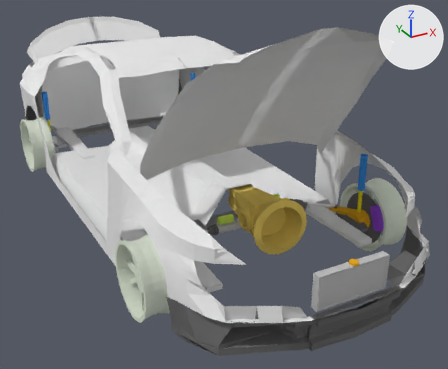
What one commit did to the Blender file BMW/bmw150i.blend.
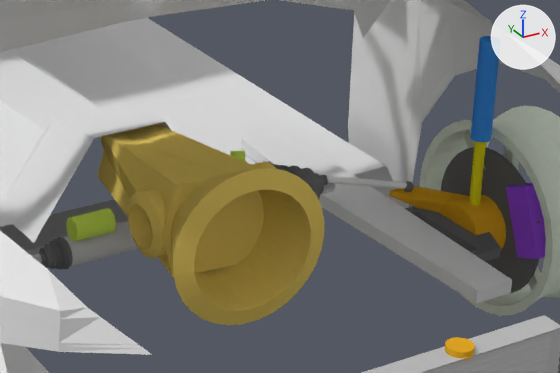
Each version appears first whole from a 50 mm lens placed at (-4.03, -8.79, 3.69), pointed at (0.43, -0.67, -0.37), and next in a close-up on the part from 43% to 87% of the width and 38% to 73% of the height. Lighting does not change. The marker at upper right points along +X, +Y and +Z.

Script lines for the objects in view, before the commit:
```python
me_cylinder_020 = bpy.data.meshes.new('Cylinder.020')
me_cylinder_020.from_pydata(...)  # 448 vertices, 418 faces; spans x -1.1..1.1, y -1.1..1.1, z -1.0..41.2
me_cylinder_020.materials.append(mat_bumpermat)  # dark grey #6e6e6e
me_cylinder_023 = bpy.data.meshes.new('Cylinder.023')
me_cylinder_023.from_pydata(...)  # a 32-sided cylinder along z spanning x -1.0..1.0, y -1.0..1.0, z -1.0..1.0
me_cylinder_023.materials.append(mat_orangepart)  # orange #e7ab26
me_plane_001 = bpy.data.meshes.new('Plane.001')
me_plane_001.from_pydata(...)  # 540 vertices, 384 faces, 4 loose edges; spans x -3.0..3.0, y -245.0..1.0, z -1.0..2.0
me_plane_001.materials.append(mat_bodymat)  # its picture is missing
ob_body = bpy.data.objects.new('body', me_plane_001)
ob_body.location = (0.0, -4.49, -0.208)
ob_body.scale = (0.613, -0.0375, 1.0)
ob_boot_001 = bpy.data.objects.new('boot.001', me_cylinder_020)
ob_boot_001.parent = ob_steeringrack
ob_boot_001.location = (-0.0128, -0.0804, -0.99)
ob_boot_001.rotation_euler = (0.0, -3.143, 0.0)  # degrees (0, -180, 0)
ob_boot_001.scale = (1.0, 1.0, 0.00561)
ob_cylinder_004 = bpy.data.objects.new('Cylinder.004', me_cylinder_023)
ob_cylinder_004.parent = ob_radiator
ob_cylinder_004.matrix_parent_inverse = Matrix(((2.071, 0.0, 0.0, -0.00638), (0.0, 14.79, 0.0, 62.49), (0.0, 0.0, 4.646, 0.0919), (0.0, 0.0, 0.0, 1.0)))
ob_cylinder_004.location = (0.019, -4.21, 0.204)
ob_cylinder_004.scale = (-0.0544, -0.0544, -0.0179)
# also in view: 'steeringRack' at (0.05, -2.19, -0.24); 'electricRotor' at (-0.39, -2.21, -0.12); 'leftDriveShaftBoot' at (0.52, -2.54, -0.02); 'radiator' at (0.01, -4.35, -0.02); 'frontLeftRotationNuckle' at (1.46, -2.57, -0.41)
```
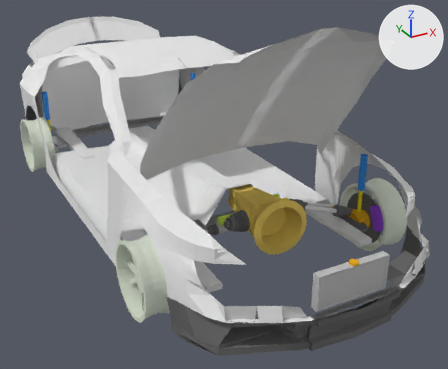
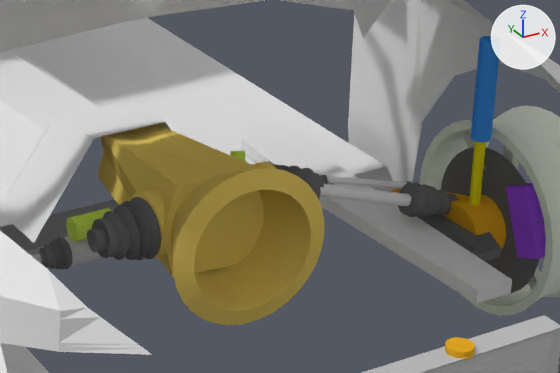
Commit message: drive shaft train II...

Edits to the scene script, one JSON object a line:
```json
{"op": "add", "block": "me_cylinder_030", "code": ["me_cylinder_030 = bpy.data.meshes.new('Cylinder.030')", "me_cylinder_030.from_pydata(...)  # a 32-sided cylinder along z spanning x -1.0..1.0, y -1.0..1.0, z -1.0..1.0"]}
{"op": "add", "block": "ob_rightdriveshaftboot", "code": ["ob_rightdriveshaftboot = bpy.data.objects.new('rightDriveShaftBoot', me_cylinder_020.copy())  # the mesh of ob_boot_001", "ob_rightdriveshaftboot.parent = ob_gearbox", "ob_rightdriveshaftboot.matrix_parent_inverse = Matrix(((4.37, -0.275, -0.161, -0.793), (0.126, 2.031, -0.0533, 4.462), (0.167, 0.104, 4.378, 0.284), (0.0, 0.0, 0.0, 1.0)))", "ob_rightdriveshaftboot.location = (-0.274, -2.536, -0.015)", "ob_rightdriveshaftboot.rotation_euler = (0.0, -1.571, 0.0)  # degrees (0, -90, 0)", "ob_rightdriveshaftboot.scale = (0.133, 0.133, 0.00702)"]}
{"op": "add", "block": "ob_leftdriveshaftboot_001", "code": ["ob_leftdriveshaftboot_001 = bpy.data.objects.new('leftDriveShaftBoot.001', me_cylinder_020.copy())  # the mesh of ob_boot_001", "ob_leftdriveshaftboot_001.parent = ob_leftdriveshaft", "ob_leftdriveshaftboot_001.matrix_parent_inverse = Matrix(((0.0, 0.0, 19.21, 2.478), (0.0, 19.21, 0.0, 53.68), (-2.023, 0.0, 0.0, 1.983), (0.0, 0.0, 0.0, 1.0)))", "ob_leftdriveshaftboot_001.location = (1.187, -2.806, -0.116)", "ob_leftdriveshaftboot_001.rotation_euler = (0.0, 1.571, 0.0)  # degrees (0, 90, 0)", "ob_leftdriveshaftboot_001.scale = (0.133, 0.133, 0.00702)"]}
{"op": "add", "block": "ob_leftdriveshaft", "code": ["ob_leftdriveshaft = bpy.data.objects.new('leftDriveShaft', me_cylinder_030)", "ob_leftdriveshaft.location = (0.98, -2.567, -0.139)", "ob_leftdriveshaft.rotation_euler = (0.0, -1.244, 0.0)  # degrees (0, -71, 0)", "ob_leftdriveshaft.scale = (0.0314, 0.0289, 0.58)"]}
```

Location of each change, [x1, y1, x2, y2] in pixels of the close-ups (560 x 373 px):
```json
{"object": "rightDriveShaftBoot", "change": "added", "after": [87, 197, 161, 260]}
{"object": "leftDriveShaftBoot.001", "change": "added", "after": [398, 182, 459, 217]}
{"object": "leftDriveShaft", "change": "added", "after": [320, 184, 411, 206]}
{"object": "steeringRack", "change": "unchanged, covered by the edit", "before": [61, 221, 139, 266], "after": [61, 236, 103, 266]}
```
